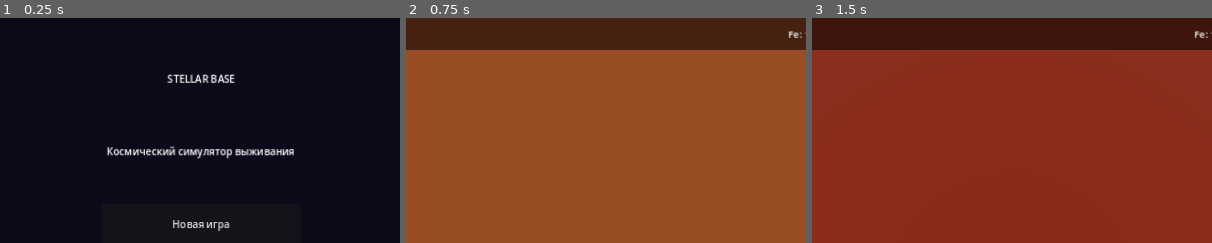
Above: before the commit, frames 1-3 (left to right).
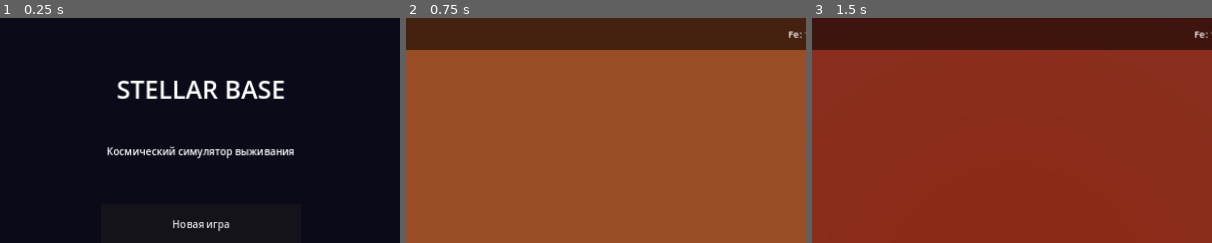
Above: after the commit, the same moments.

Repository: debugmi530-del/stellar-base-game
Game: Godot game, scene res://scenes/main_menu.tscn
The game is run twice, just before and just after one commit, with the same random seed, the same clock (stepped at 60 frames per second) and the same inputs.
Inputs:
- Up to frame 1 (0.25 s): no input
- Up to frame 2 (0.75 s): click "Новая игра" at 0.5 s
- Up to frame 3 (1.5 s): click "Взаимодействие" at 1.25 s
The pictures show only the part of the screen within x 25-75%, y 0-50%; the shares and areas given below are measured in that part.

The runs differ from the first frame. In frame 1, 2.3% of the frame differs, in the area x 29-72%, y 24-36%; in frame 2, nothing differs; in frame 3, nothing differs.

Commit message:
fix: main_menu.tscn — невалидный синтаксис add_theme_font_size_override → theme_override_font_sizes/font_size

Diff:
--- a/scenes/main_menu.tscn
+++ b/scenes/main_menu.tscn
@@ -30,7 +30,7 @@
 offset_right = 300
 text = "STELLAR BASE"
 horizontal_alignment = 1
-add_theme_font_size_override = 40
+theme_override_font_sizes/font_size = 40
 
 [node name="SubtitleLabel" type="Label" parent="."]
 anchor_left = 0.5
